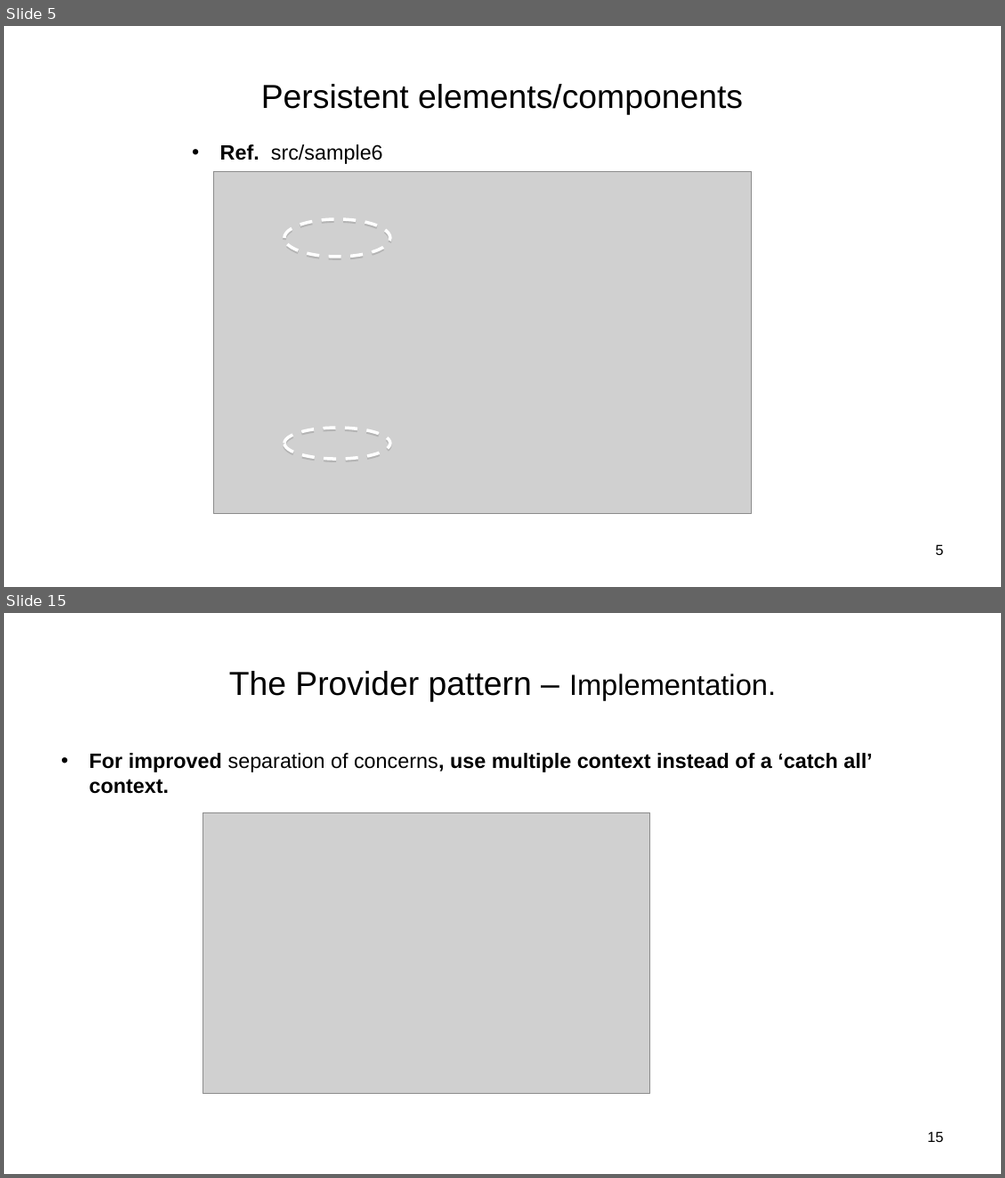
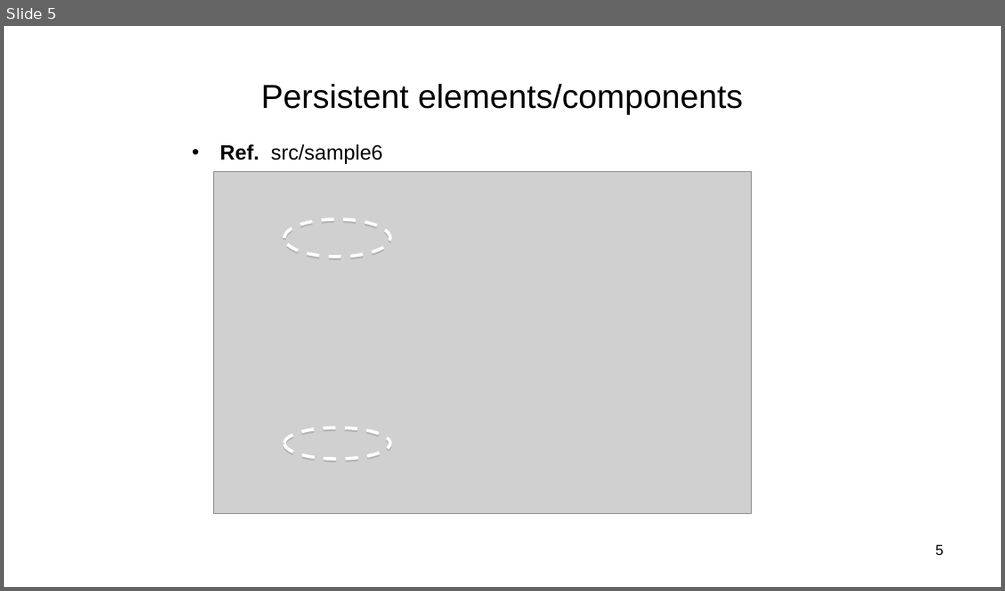
Before and after one commit to wit-hdip-comp-sci-2024/full-stack-2, a slide deck: topic-5/talk-1/ReactJS_05.ppt. Shown one above the other, each under a label of ours: slides 5 and 15 before the commit, slide 5 after it; the slides between them are not shown. The pictures are 1005x1178 and 1005x591 pixels, drawn with LibreOffice and Linux fonts; fonts in the diff are those of the drawing; grey boxes stand for pictures. Boxes give left, top, right and bottom in pixels: in the first picture for what was removed or moved away, otherwise in the second. Text is boxed around its words. In the diff, an @@ line names an element or a change of style, - is before the commit and + after.

```diff
--- a/topic-5/talk-1/ReactJS_05.ppt
+++ b/topic-5/talk-1/ReactJS_05.ppt
@@ slide 15 removed at (x1=4, y1=613, x2=1001, y2=1174), background #FFFFFF @@
@@ title removed at (x1=229, y1=671, x2=776, y2=702) @@
-The Provider pattern – Implementation.
@@ text removed at (x1=89, y1=753, x2=872, y2=794) @@
-• For improved separation of concerns, use multiple context instead of a ‘catch all’ context.
@@ picture removed at (x1=203, y1=812, x2=649, y2=1093) @@
@@ page number removed at (x1=927, y1=1131, x2=943, y2=1142) @@
-15
```
Also in this commit, not shown: 2 slides changed, 19 other slides removed, 28 other files.
